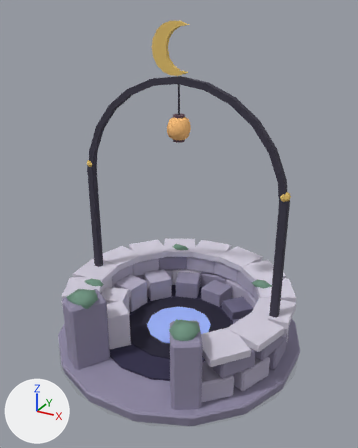
What one commit did to the glTF model web/world/assets/moonwell.glb.
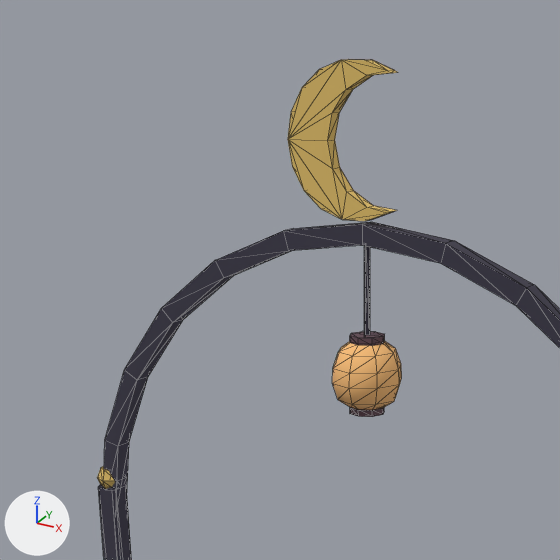
There are two pictures of each version: one whole from a camera (50 mm lens) standing at (2.505, -4.553, 3.835) and looking at (0.051, -0.091, 1.604), one close up on the part from 15% to 68% of the width and 0% to 43% of the height. The axes (+X, +Y, +Z) are drawn at lower left. The lights are the same throughout. The first two pictures are the older version. The close-ups show mesh edges as thin lines. Vertices at exactly the same position are counted once.

In view in the first close-up: 'moonwell'.
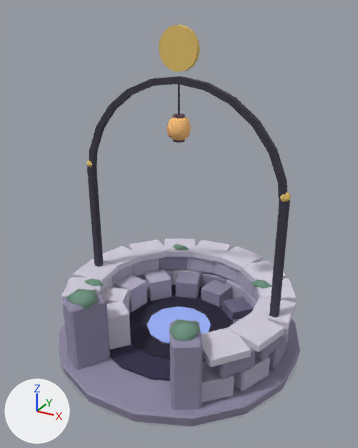
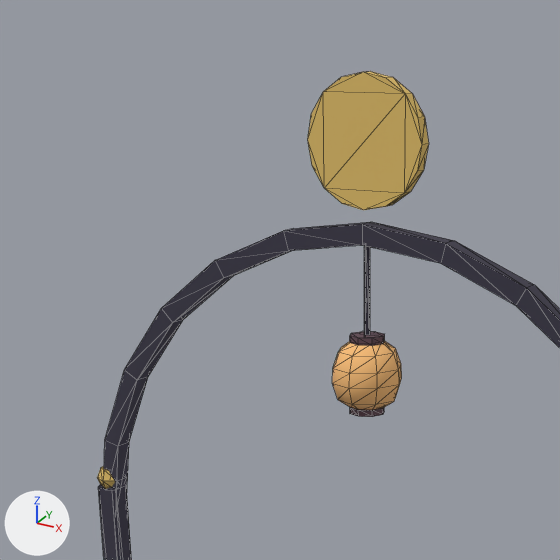
What the commit changed:
me_sx_moonwell is used by ob_moonwell; location (0.0, 0.0, 0.0).
me_sx_moonwell had 1416 vertices, 2516 faces and spanned x -1.5..1.5, y -1.5..1.5, z -0.02..3.71.
me_sx_moonwell now has 1404 vertices, 2492 faces and spans x -1.5..1.5, y -1.5..1.5, z -0.02..3.67.
me_sx_moonwell part 1: a new loose piece, a 16-sided cylinder along y spanning x -0.22..0.22, y -0.025..0.025, z 3.23..3.67, in mat_sx_dr_brass (yellow #e3c06a).
me_sx_moonwell part 2: the loose piece of 44 vertices spanning x -0.3..0.1, y -0.03..0.03, z 3.19..3.71 is deleted.

What differs and where, as boxes (x1, y1, x2, y2) in the close-ups (560 x 560 px):
'moonwell', reshaped
    before: (97, 59, 560, 560)
    after: (97, 71, 560, 560)
part 1 of me_sx_moonwell, added
    after: (308, 71, 429, 210)
part 2 of me_sx_moonwell, deleted
    before: (288, 59, 397, 221)
